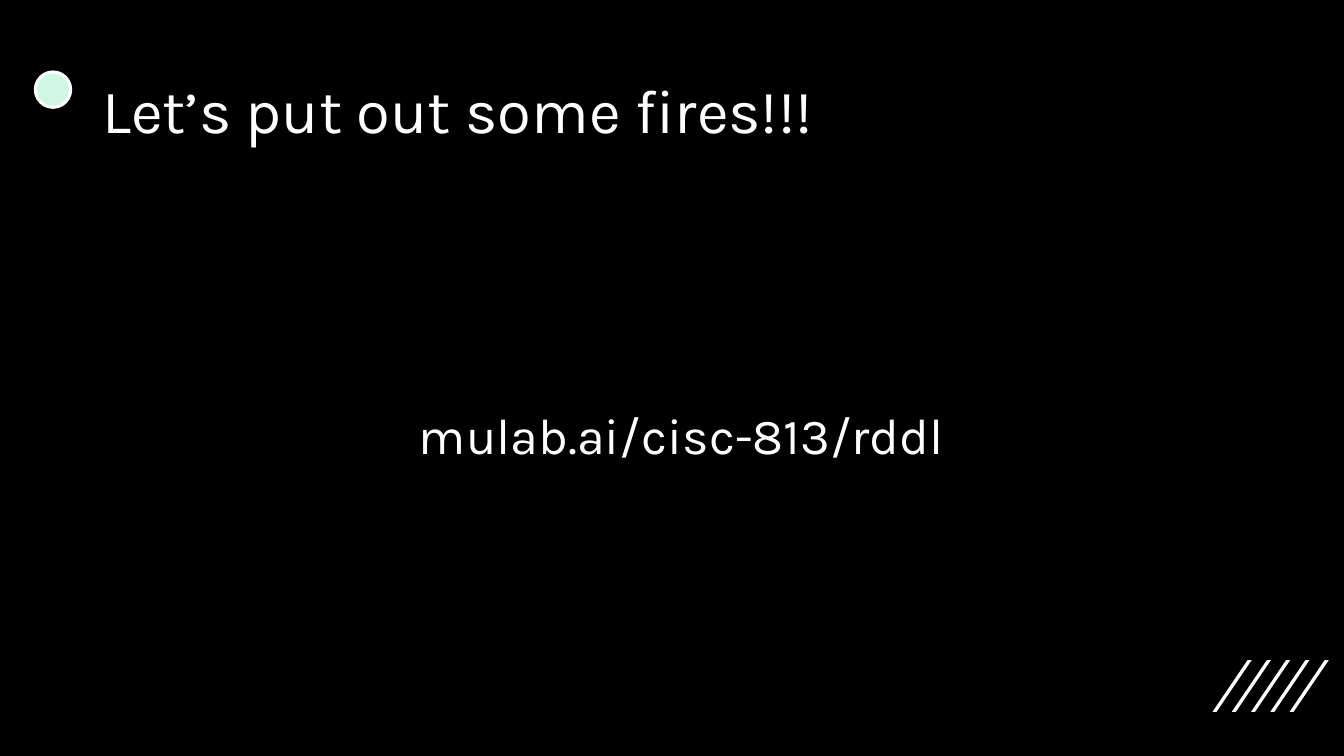
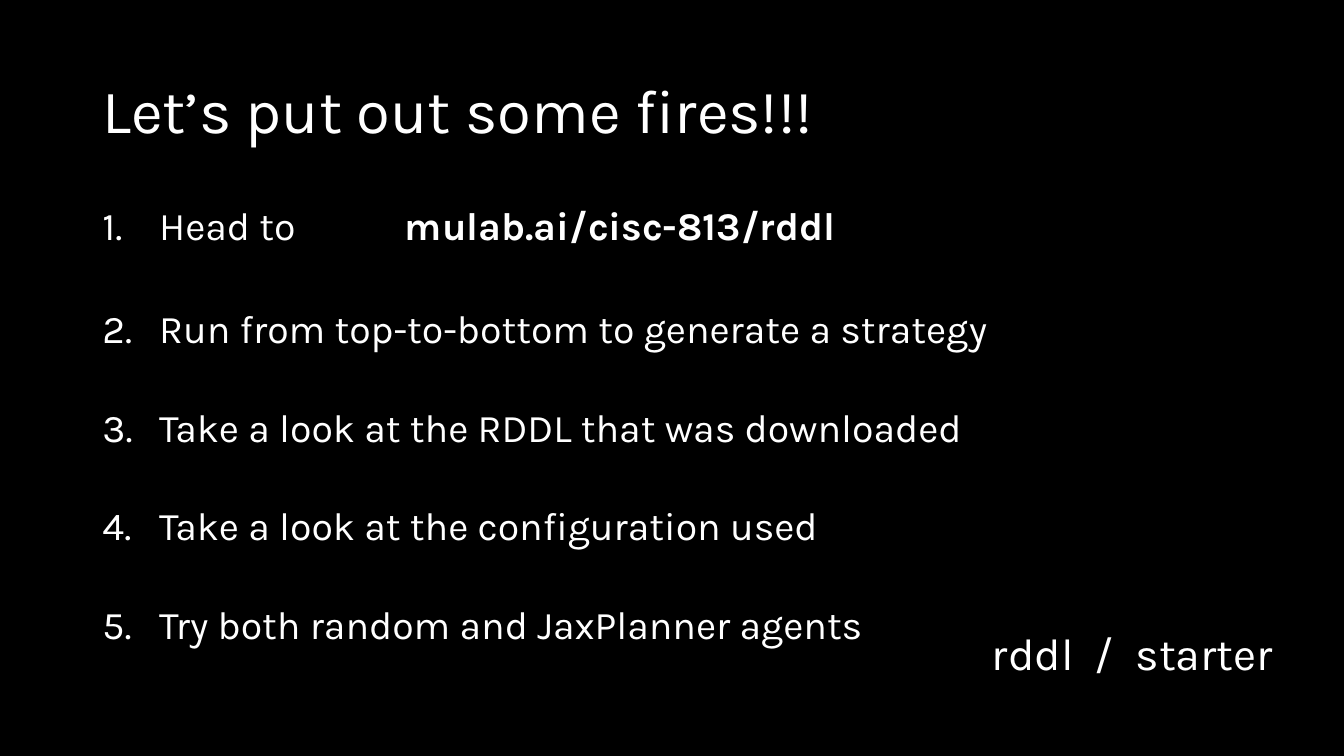
Before and after one commit to AI-Planning/modeling-in-pddl, a slide deck: slide 23 of exercises/cisc-813/rddl/slides.pptx (slide 24 before the commit). Drawn at 1344x756 pixels with LibreOffice and Linux fonts; fonts in the diff are those of the drawing. Boxes give left, top, right and bottom in pixels: in the first picture for what was removed or moved away, otherwise in the second. Text is boxed around its words. In the diff, an @@ line names an element or a change of style, - is before the commit and + after.

Commit message:
Updated rddl slides.

```diff
--- a/exercises/cisc-813/rddl/slides.pptx
+++ b/exercises/cisc-813/rddl/slides.pptx
@@ ellipse removed at (35, 72, 71, 107) @@
@@ text at (159, 210, 987, 649): text changed; size 36 to 28 pt @@
-mulab.ai/cisc-813/rddl
+1. Head to mulab.ai/cisc-813/rddl
+2. Run from top-to-bottom to generate a strategy
+3. Take a look at the RDDL that was downloaded
+4. Take a look at the configuration used
+5. Try both random and JaxPlanner agents
@@ text added at (992, 639, 1272, 671), 32 pt, text #FFFFFF @@
+rddl / starter
@@ group removed at (1213, 660, 1329, 712): 5 freeform shapes @@
```
Also in this commit, not shown: 1 other slide changed, 1 slide removed.
